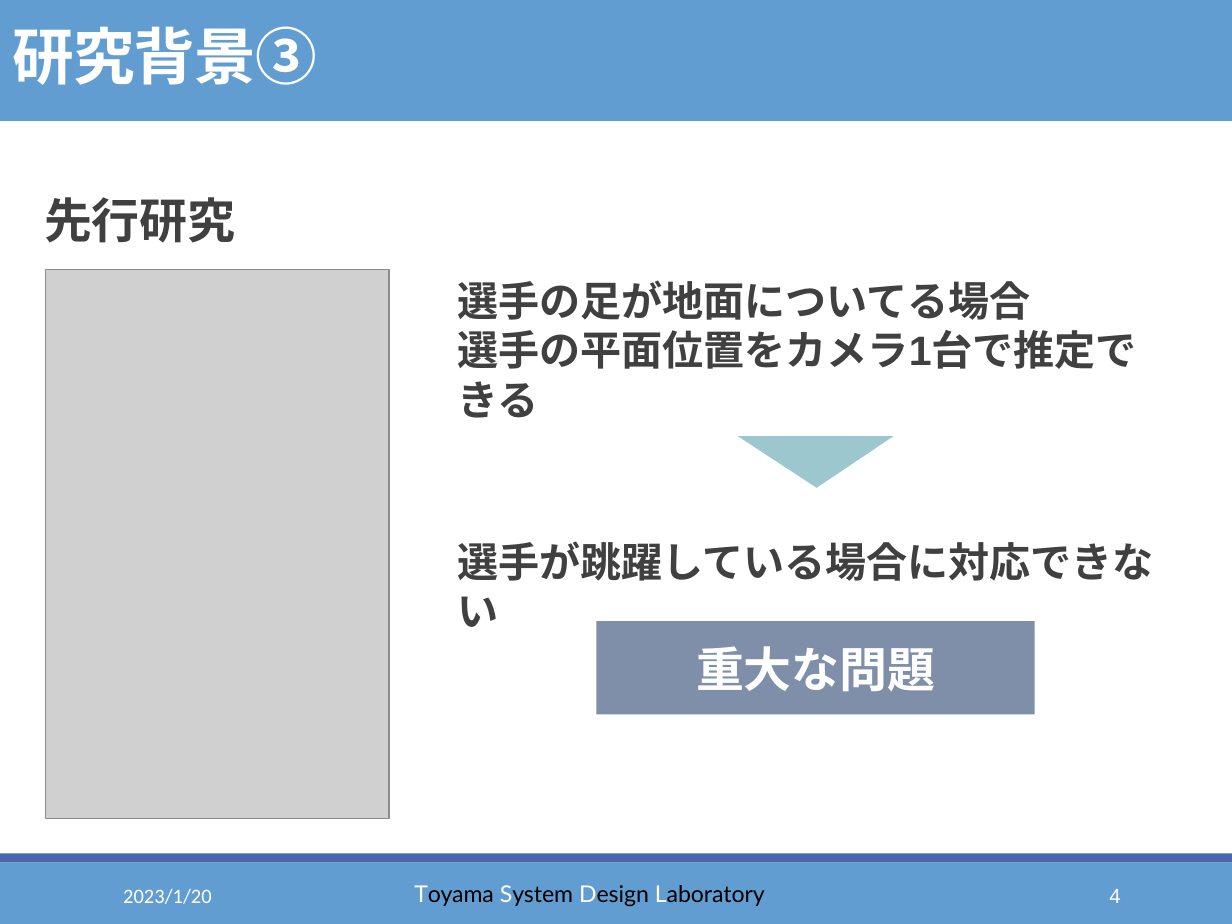
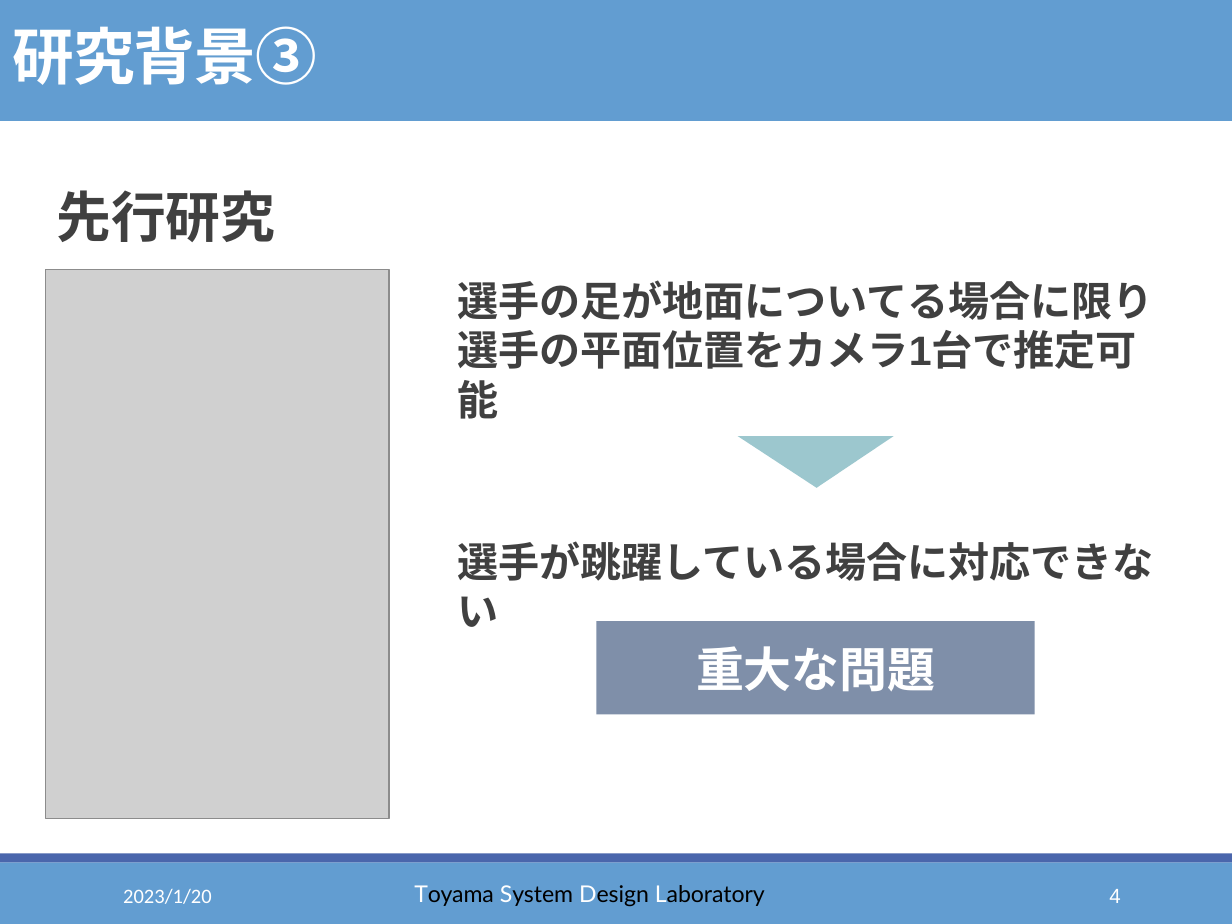
Before and after one commit to thoth000/volleyball-analysis, a slide deck: slide 4 of Report/presen/卒研スライド_佐野01.pptx. Drawn at 1232x924 pixels with LibreOffice and Linux fonts; fonts in the diff are those of the drawing; grey boxes stand for pictures. Boxes give left, top, right and bottom in pixels: in the first picture for what was removed or moved away, otherwise in the second. Text is boxed around its words. In the diff, an @@ line names an element or a change of style, - is before the commit and + after.

```diff
--- a/Report/presen/卒研スライド_佐野01.pptx
+++ b/Report/presen/卒研スライド_佐野01.pptx
@@ text "先行研究": place and size @@
-text "先行研究" at [44, 197, 235, 243]
+text "先行研究" at [56, 190, 275, 242]
@@ text "先行研究" at [56, 190, 275, 242]: size 28 to 32 pt @@
@@ text at [457, 280, 1154, 369]: text changed @@
-選手の足が地面についてる場合
-選手の平面位置をカメラ1台で推定できる
+選手の足が地面についてる場合に限り
+選手の平面位置をカメラ1台で推定可能
```
Also in this commit, not shown: 2 other slides changed, 1 other file.
